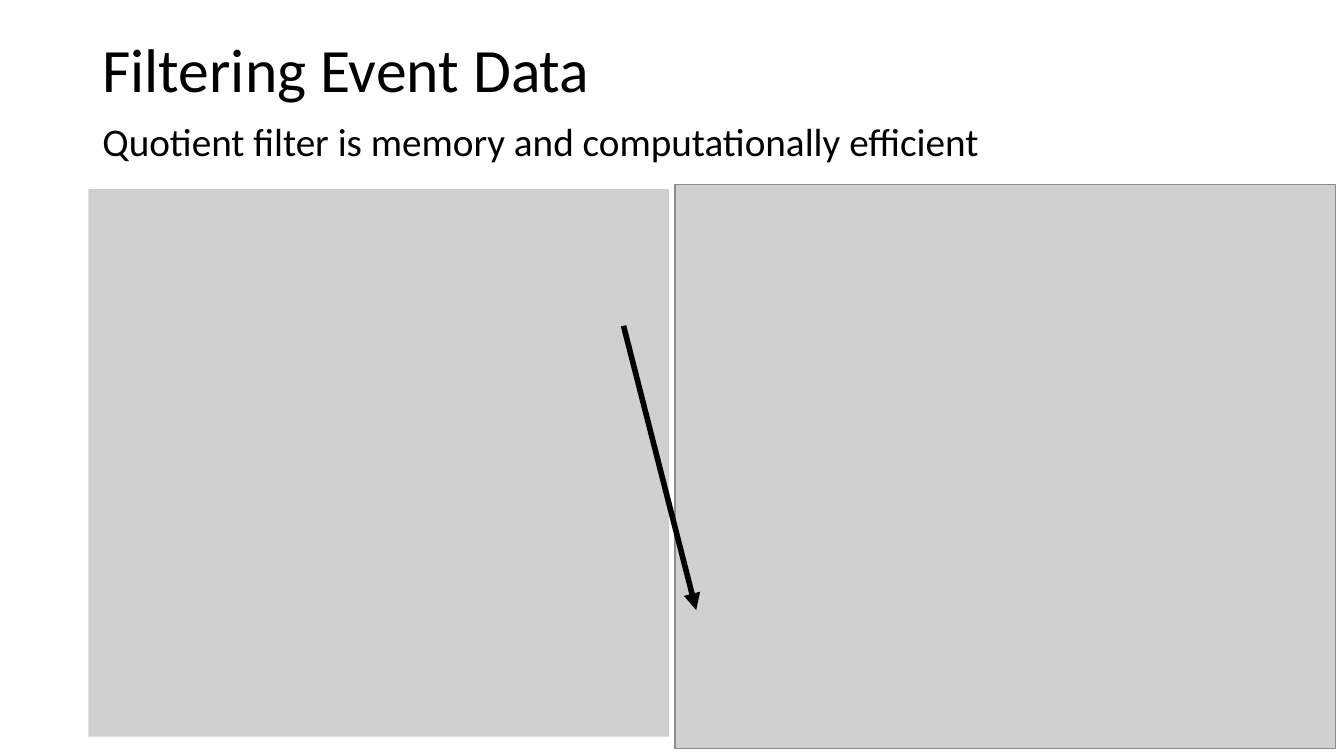
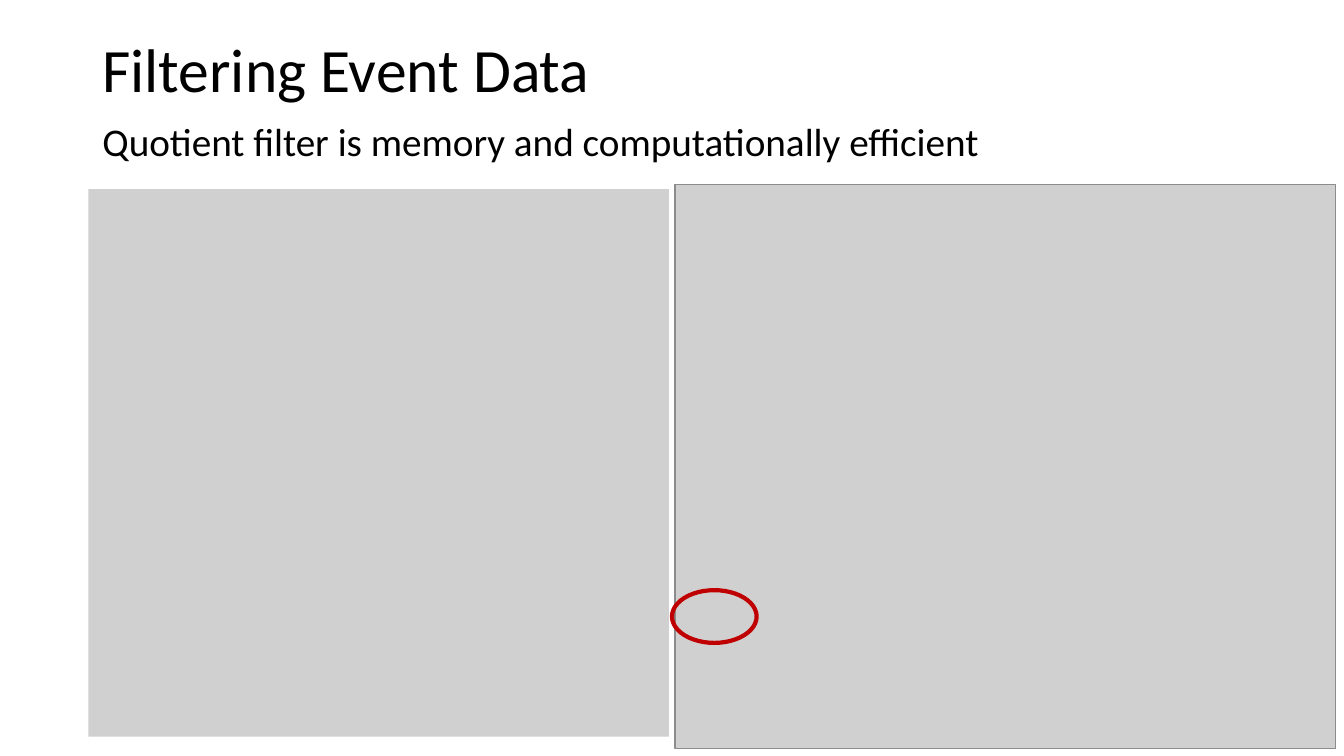
Before and after one commit to StephenElston/CSCI-E-108, a slide deck: slide 44 of slides/3_StreamingAnalytics.pptx (slide 43 before the commit). Drawn at 1344x756 pixels with LibreOffice and Linux fonts; fonts in the diff are those of the drawing; grey boxes stand for pictures. Boxes give left, top, right and bottom in pixels: in the first picture for what was removed or moved away, otherwise in the second. Text is boxed around its words. In the diff, an @@ line names an element or a change of style, - is before the commit and + after.

```diff
--- a/slides/3_StreamingAnalytics.pptx
+++ b/slides/3_StreamingAnalytics.pptx
@@ arrow removed from (624, 326) to (697, 610) @@
@@ ellipse added at (x1=673, y1=590, x2=757, y2=642), outline #C00000 3 pt @@
```
Also in this commit, not shown: 7 other slides changed, 2 slides added.
